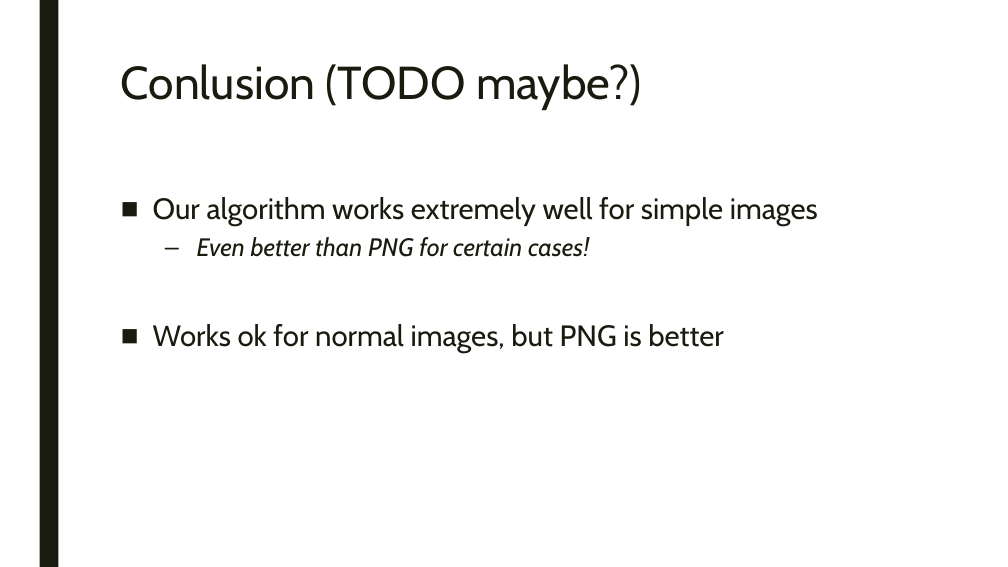
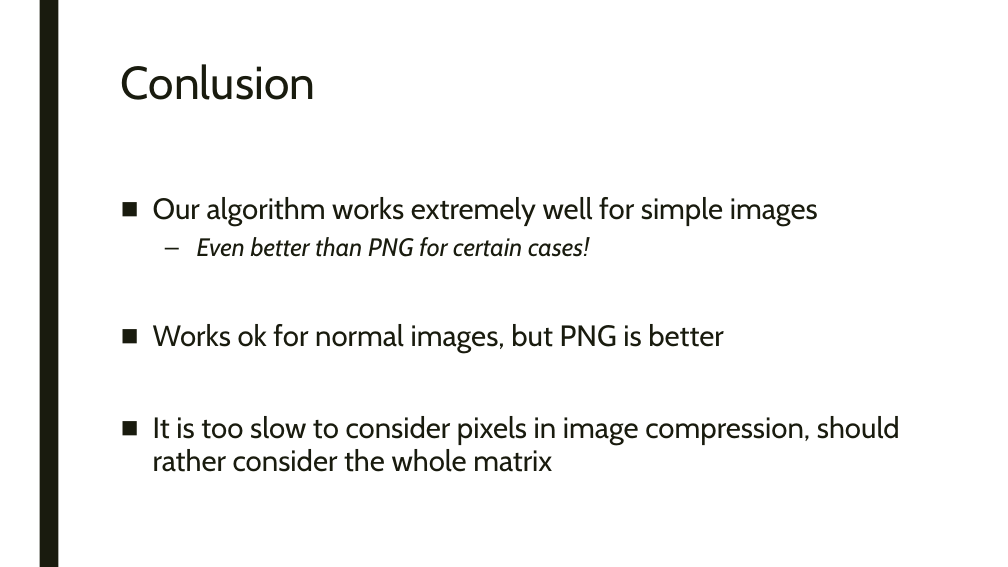
Before and after one commit to BenHorner96/CVSNU_image_compression, a slide deck: slide 18 of presentation.pptx (slide 17 before the commit). Drawn at 1008x567 pixels with LibreOffice and Linux fonts; fonts in the diff are those of the drawing. Boxes give left, top, right and bottom in pixels: in the first picture for what was removed or moved away, otherwise in the second. Text is boxed around its words. In the diff, an @@ line names an element or a change of style, - is before the commit and + after.

```diff
--- a/presentation.pptx
+++ b/presentation.pptx
@@ title at box(121, 64, 315, 100): text changed @@
-Conlusion (TODO maybe?)
+Conlusion
@@ text at box(153, 416, 900, 472): paragraph added @@
+■ It is too slow to consider pixels in image compression, should rather consider the whole matrix
```
Also in this commit, not shown: 3 other slides changed, 1 slide added, 3 other files.
